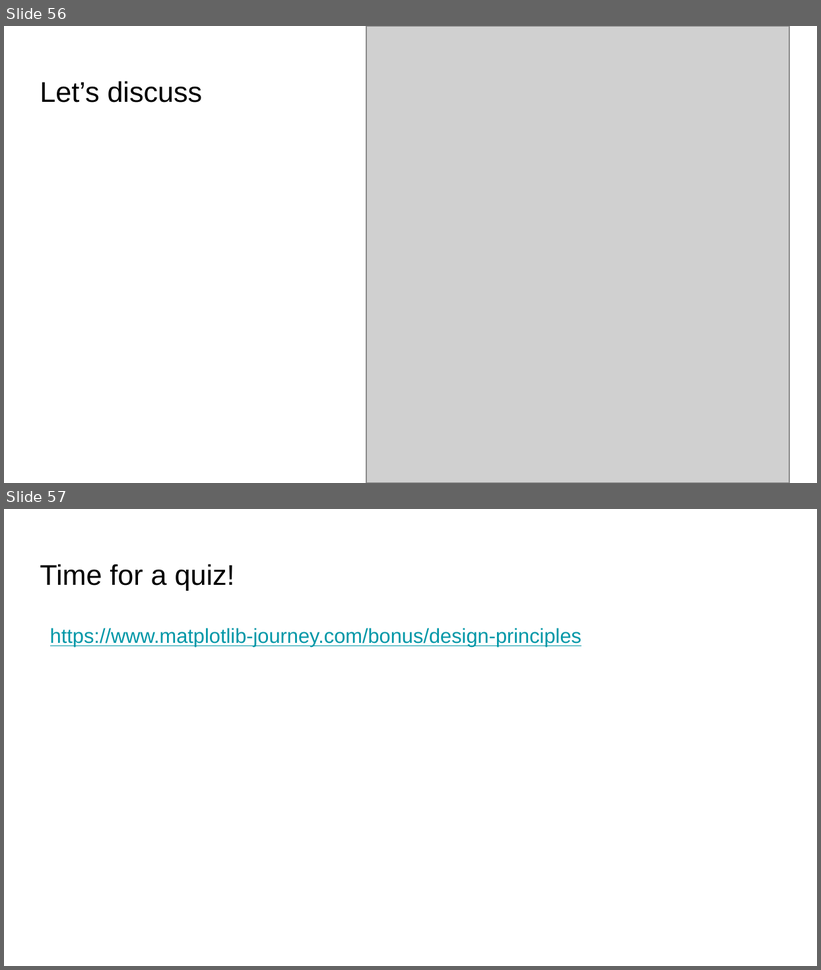
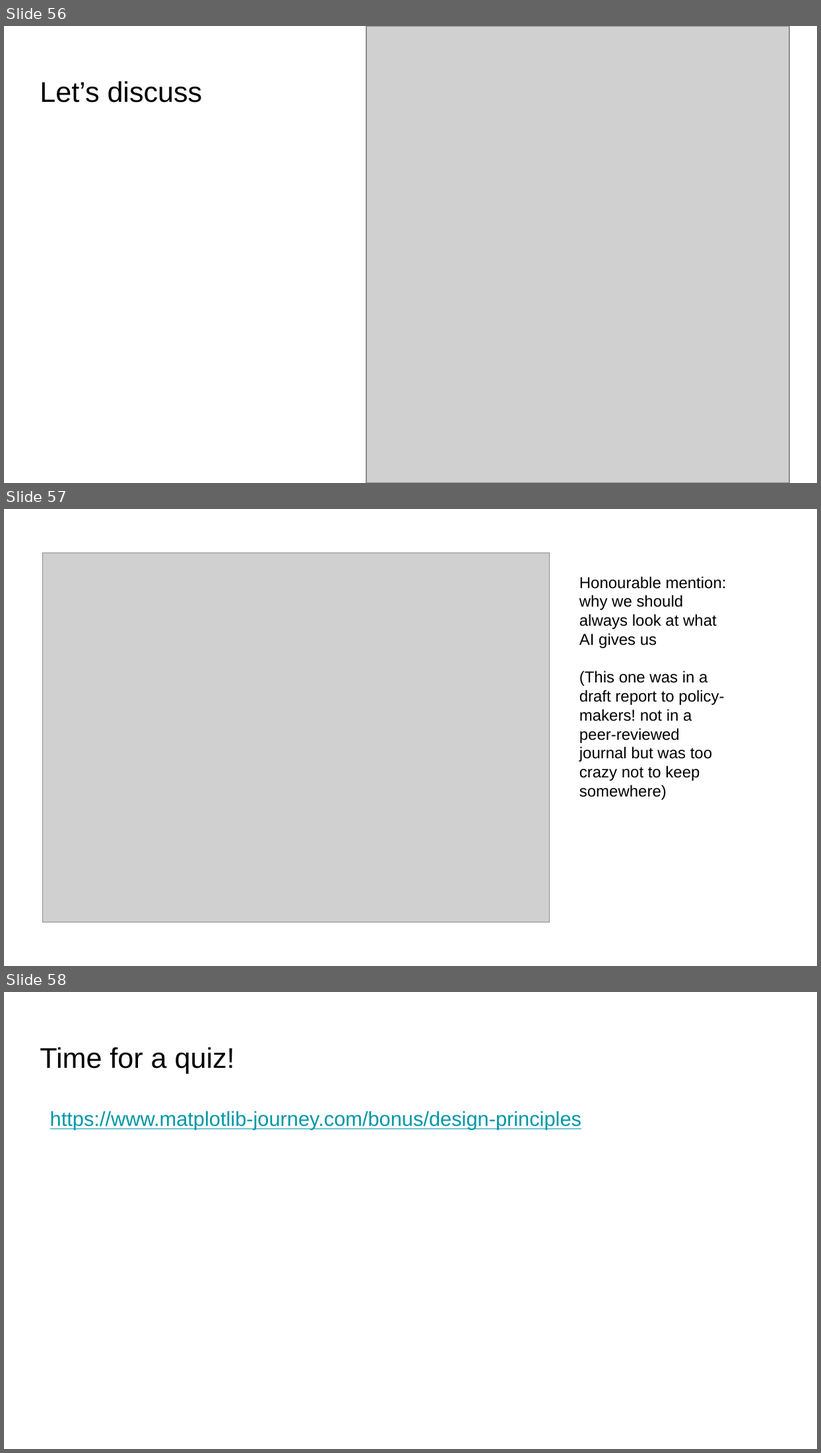
Before and after one commit to lu-harr/lu-harr.github.io, a slide deck: _pages/teaching/visualising_data.pptx. Shown one above the other, each under a label of ours: slides 56 and 57 before the commit, slides 56, 57 and 58 after it. The pictures are 821x970 and 821x1453 pixels, drawn with LibreOffice and Linux fonts; fonts in the diff are those of the drawing; grey boxes stand for pictures. Boxes give left, top, right and bottom in pixels: in the first picture for what was removed or moved away, otherwise in the second. Text is boxed around its words. In the diff, an @@ line names an element or a change of style, - is before the commit and + after.

Commit message:
adding policy section to pubs page

```diff
--- a/_pages/teaching/visualising_data.pptx
+++ b/_pages/teaching/visualising_data.pptx
@@ slide 57 added at [4,509,817,966], background #FFFFFF @@
@@ picture added at [43,553,550,923] @@
@@ text added at [580,576,727,800], 14 pt, text #000000 @@
+Honourable mention: why we should always look at what AI gives us
+(This one was in a draft report to policy-makers! not in a peer-reviewed journal but was too crazy not to keep somewhere)
@@ what was slide 57 is now slide 58 @@
```
Also in this commit, not shown: 3 other files.
